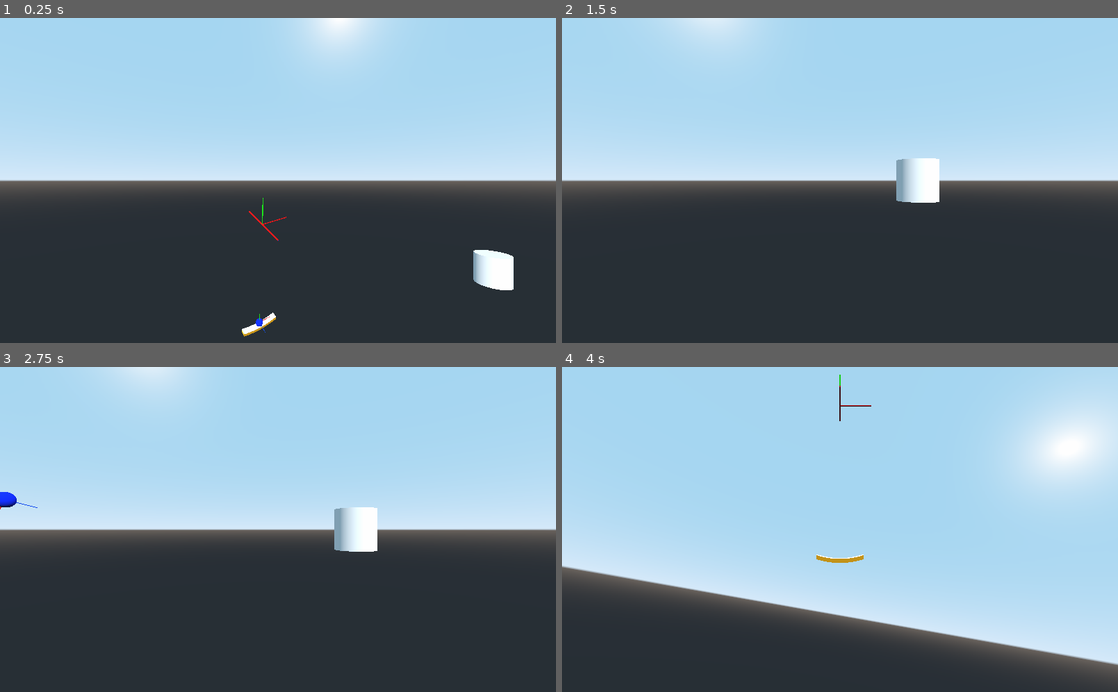
Above: before the commit, frames 1-4 (two rows, left to right).
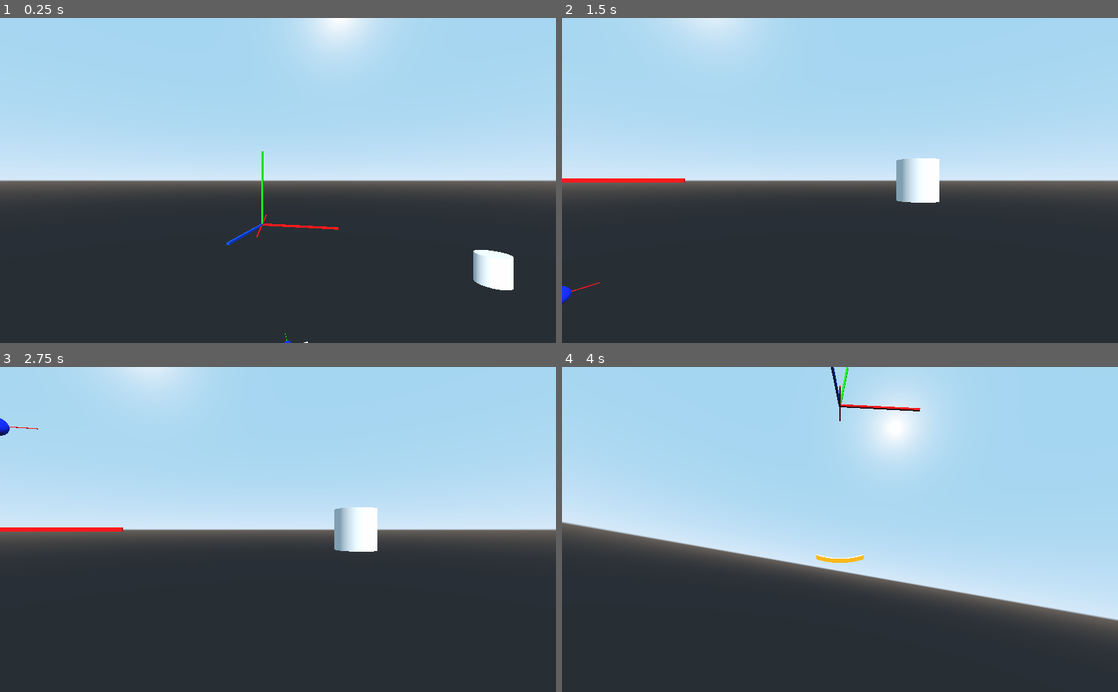
Above: after the commit, the same moments.

Repository: teratron/treaker
Game: Godot game, scene res://src/main/Main.tscn
Same seed, same stepped clock (60 frames per second), same inputs: the game is played once before the commit and once after it.
Inputs (mouse positions are in pixels of both pictures, inside the frame that each line leads up to):
- Up to frame 1 (0.25 s): no input
- Up to frame 2 (1.5 s): tap Enter at 0.5 s; move the mouse to (867, 180) at 0.52 s; press the mouse at (867, 180) at 0.53 s; hold W (move_forward) from 0.53 s (still down); move the mouse to (812, 180) at 1.27 s; release the mouse at (812, 180) at 1.28 s; tap C (toggle_camera) at 1.35 s
- Up to frame 3 (2.75 s): keep holding W (move_forward); move the mouse to (289, 523) at 2.02 s; tap Alt (use_ability) at 2.1 s
- Up to frame 4 (4 s): keep holding W (move_forward); move the mouse to (834, 536) at 2.77 s; click (834, 536) at 2.85 s; move the mouse to (878, 532) at 3.52 s; hold C (toggle_camera) from 3.53 s (still down)

The runs differ from the first frame. In frame 1, 0.5% of the frame differs, in the area x 40-61%, y 41-100%; in frame 2, 0.4%; in frame 3, 0.5%; in frame 4, 29%, in the area x 0-100%, y 0-98%.

Commit message:
3Dgit add .!

Diff:
--- a/app/project.godot
+++ b/app/project.godot
@@ -73,6 +73,7 @@
 [physics]
 
 common/enable_pause_aware_picking=true
+3d/default_gravity_vector=Vector3( 0, 0, 0 )
 
 [rendering]
 
--- a/app/src/player/Ball.gd
+++ b/app/src/player/Ball.gd
@@ -1,9 +1,8 @@
 extends RigidBody
 
 
-export(float, 0, 2000) var speed  = 600
-
-var radius = .6 setget set_radius
+export(float, 0, 2000) var speed = 600
+export(float) var radius = .6 setget set_radius
 
 
 func _ready():
@@ -11,8 +10,11 @@
 
 
 func _integrate_forces(state):
-	var delta = state.get_step()
-	state.linear_velocity = state.linear_velocity.normalized() * speed * delta
+	#print(transform.origin.z)
+	var step = state.get_step()
+	#prints(state.linear_velocity, state.linear_velocity.length(), linear_velocity.length())
+	#state.linear_velocity = state.linear_velocity.normalized() * speed * step
+	state.set_linear_velocity(state.linear_velocity.normalized() * speed * step)
 #	var count = state.get_contact_count()
 #	if count > 0:
 #		for i in range(count):
--- a/app/src/player/Ball.tscn
+++ b/app/src/player/Ball.tscn
@@ -21,7 +21,6 @@
 contacts_reported = 4
 contact_monitor = true
 axis_lock_linear_z = true
-linear_damp = 0.0
 script = ExtResource( 1 )
 
 [node name="MeshInstance" type="MeshInstance" parent="."]
--- a/app/src/player/Boundary.gd
+++ b/app/src/player/Boundary.gd
@@ -1,8 +1,8 @@
 extends MeshInstance
 
 
-func _init():
-	visible = false
+#func _init():
+#	visible = false
 
 
 func _ready():
--- a/app/src/player/Boundary.tscn
+++ b/app/src/player/Boundary.tscn
@@ -14,6 +14,7 @@
 
 [node name="Boundary" type="MeshInstance"]
 transform = Transform( 1, 0, 0, 0, -4.37114e-08, -1, 0, 1, -4.37114e-08, 0, 0, 0 )
+visible = false
 mesh = SubResource( 1 )
 material/0 = null
 script = ExtResource( 1 )
--- a/app/src/player/Paddle.gd
+++ b/app/src/player/Paddle.gd
@@ -5,7 +5,7 @@
 
 
 func set_ball_position(radius: float) -> void:
-	var err_rate = .001 * radius * 2
+	var err_rate = radius * 2 * .001
 	ball_position.transform.origin = Vector3(0, $MeshInstance.mesh.get_aabb().size.y * .5 + radius + err_rate, 0)
 
 
--- a/app/src/player/Player.gd
+++ b/app/src/player/Player.gd
@@ -34,7 +34,8 @@
 
 
 #func _physics_process(_delta):
-#	rotor.transform = rotor.transform.orthonormalized()
+	#print(ball.transform.origin)
+	#rotor.transform = rotor.transform.orthonormalized()
 
 
 func _input(event):
@@ -60,7 +61,8 @@
 			if !is_ball_state:
 				#ball.transform.origin = paddle.ball_position.transform.origin
 				#prints(paddle.transform.origin, rotor.to_global(paddle.transform.origin), rotor.to_local(paddle.transform.origin))
-				ball.transform = Transform(rotor.transform.basis, rotor.to_global(paddle.transform.origin))
+				prints(transform.origin, paddle.transform.origin)
+				ball.transform = Transform(rotor.transform.basis, paddle.transform.origin)
 
 		if is_center_look:
 			camera.look_at(rotor.transform.origin, Vector3(0, 0, 1))
--- a/app/src/player/Player.tscn
+++ b/app/src/player/Player.tscn
@@ -20,7 +20,6 @@
 rings = 0
 
 [node name="Player" type="Spatial"]
-transform = Transform( 0.923031, -0.211471, 0.321394, 0.321394, 0.883022, -0.34202, -0.211471, 0.418989, 0.883022, 0, 0, 0 )
 script = ExtResource( 1 )
 __meta__ = {
 "_edit_group_": true
@@ -34,6 +33,7 @@
 
 [node name="Axis" parent="Rotor" instance=ExtResource( 7 )]
 transform = Transform( 2, 0, 0, 0, 2, 0, 0, 0, 2, 0, 0, 0 )
+visible = false
 
 [node name="Ball" parent="." instance=ExtResource( 3 )]
 speed = 700.0
--- a/app/src/world/World.tscn
+++ b/app/src/world/World.tscn
@@ -1,8 +1,9 @@
-[gd_scene load_steps=8 format=2]
+[gd_scene load_steps=9 format=2]
 
 [ext_resource path="res://src/debug/Debug.tscn" type="PackedScene" id=1]
 [ext_resource path="res://src/player/Player.tscn" type="PackedScene" id=2]
 [ext_resource path="res://src/world/World.gd" type="Script" id=3]
+[ext_resource path="res://src/debug/Axis.tscn" type="PackedScene" id=4]
 [ext_resource path="res://src/player/Boundary.tscn" type="PackedScene" id=5]
 
 [sub_resource type="SpatialMaterial" id=1]
@@ -10,11 +11,11 @@
 
 [sub_resource type="CylinderMesh" id=2]
 material = SubResource( 1 )
-top_radius = 8.0
-bottom_radius = 8.0
+top_radius = 6.0
+bottom_radius = 6.0
 
 [sub_resource type="CylinderShape" id=3]
-radius = 8.0
+radius = 6.0
 
 [node name="World" type="Spatial"]
 script = ExtResource( 3 )
@@ -24,7 +25,7 @@
 transform = Transform( 1, 0, 0, 0, 1, 0, 0, 0, 1, 20.2528, 0, 11 )
 
 [node name="Player" parent="." instance=ExtResource( 2 )]
-transform = Transform( 0.678519, 0.146403, 0.719846, 0.163176, 0.925417, -0.34202, -0.716231, 0.349529, 0.604023, 0, 0, 0 )
+transform = Transform( 0.975082, -0.141314, 0.17101, 0.17101, 0.969846, -0.173648, -0.141314, 0.198566, 0.969846, 0, 0, 0 )
 
 [node name="Bricks" type="StaticBody" parent="Player"]
 visible = false
@@ -43,3 +44,6 @@
 
 [node name="DirectionalLight" type="DirectionalLight" parent="."]
 transform = Transform( 1, 0, 0, 0, 0.866025, 0.5, 0, -0.5, 0.866025, 0, 9, 6 )
+
+[node name="Axis" parent="." instance=ExtResource( 4 )]
+transform = Transform( 5, 0, 0, 0, 5, 0, 0, 0, 5, 0, 0, 0 )
